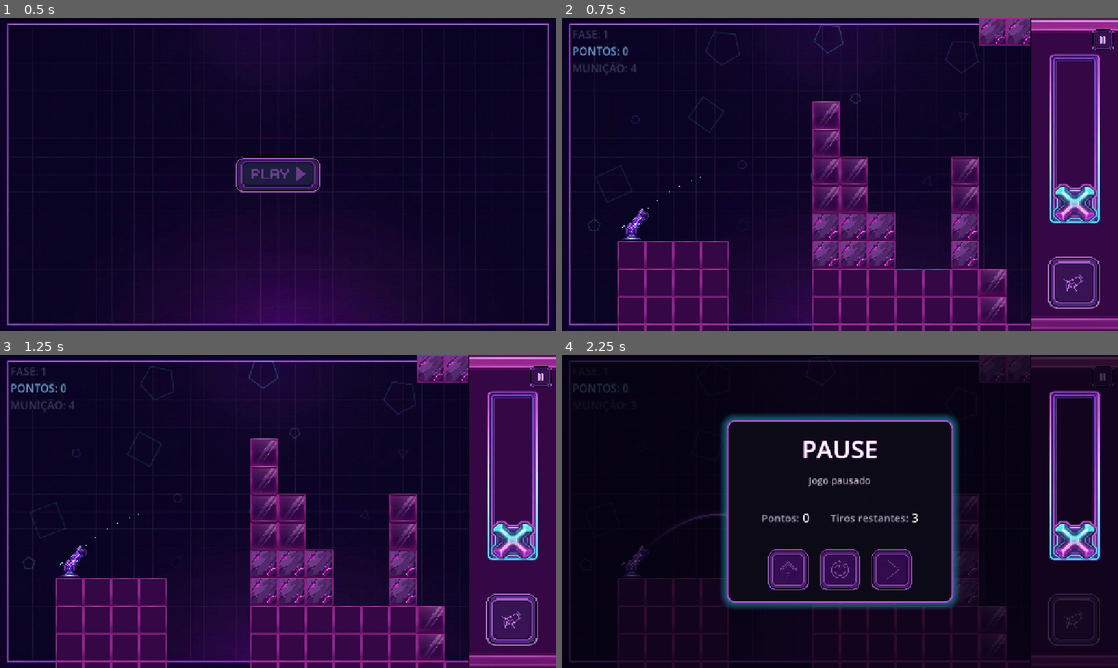
Above: before the commit, frames 1-4 (two rows, left to right).
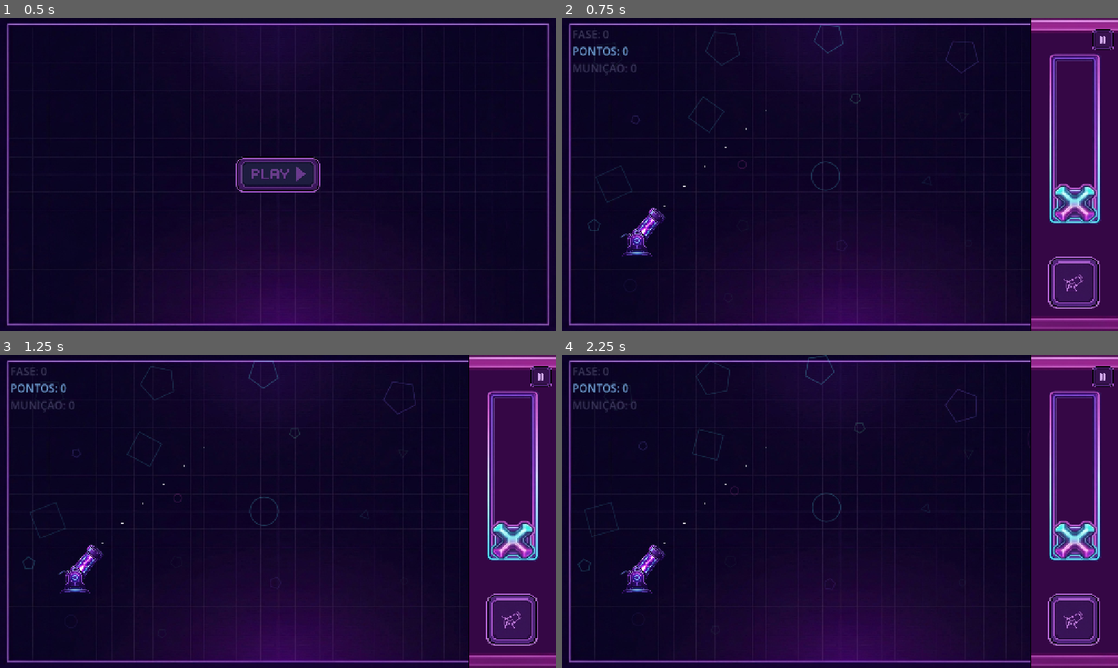
Above: after the commit, the same moments.

Repository: Zidan-09/Arc-Impact
Game: Godot game, scene res://screens/home.tscn
Same seed, same stepped clock (60 frames per second), same inputs: the game is played once before the commit and once after it.
Inputs (mouse positions are in pixels of both pictures, inside the frame that each line leads up to):
- Up to frame 1 (0.5 s): no input
- Up to frame 2 (0.75 s): click (840, 174) at 0.5 s
- Up to frame 3 (1.25 s): no input
- Up to frame 4 (2.25 s): click (1073, 621) at 1.25 s; click (1101, 376) at 2 s

Frame 1 is identical in both runs. In frame 2, 17% of the frame differs, in the area x 7-85%, y 0-100%; in frame 3, 17%; in frame 4, 38%, in the area x 0-100%, y 0-100%.
Error after the commit: Parse Error: Could not find type "Target" in the current scope. (res://screens/game.gd:24)

Commit message:
feat(target): changed all target sprite

Diff:
--- a/components/target/target.gd
+++ /dev/null
@@ -1,103 +0,0 @@
-class_name Target
-extends StaticBody2D
-
-signal target_hit(body: Bullet)
-
-@onready var activeTexture = $Active
-@onready var inactiveTexture = $Inactive
-@onready var arrow = $Arrow
-
-const RECOIL_DISTANCE := 15.0
-const RECOIL_BACK_TIME := 0.06
-const RECOIL_RETURN_TIME := 0.12
-const RECOIL_DIRECTION := Vector2.RIGHT
-const ARROW_APPROACH_DISTANCE := 50.0
-const ARROW_APPROACH_TIME := 0.5
-
-var arrow_tween: Tween
-var arrow_initial_position: Vector2
-
-var recoil_tween: Tween
-var initial_position: Vector2
-
-var animation_played = false
-
-func _ready() -> void:
-	add_to_group("target")
-
-	initial_position = position
-
-	activeTexture.visible = false
-	inactiveTexture.visible = true
-
-	var mat := PhysicsMaterial.new()
-	mat.friction = 0.0
-	mat.bounce = 1.0
-	physics_material_override = mat
-
-	_arrow_animation()
-
-func hit(bullet: Bullet, _impact_position: Vector2 = Vector2.INF) -> void:
-	if not is_instance_valid(bullet):
-		return
-	target_hit.emit(bullet)
-
-	if not animation_played:
-		animation_played = true
-		_play_animation()
-
-
-func _play_animation():
-	inactiveTexture.visible = false
-	activeTexture.visible = true
-
-	play_recoil()
-
-
-func play_recoil() -> void:
-	if recoil_tween and recoil_tween.is_valid():
-		recoil_tween.kill()
-	else:
-		# Re-ancora: a posição pode ter sido definida após o _ready
-		# (SimulationWorld faz add_child antes de posicionar).
-		initial_position = position
-
-	position = initial_position
-
-	var recoil_dir := Vector2.RIGHT.rotated(global_rotation)
-	var recoil_global_position := global_position + recoil_dir * RECOIL_DISTANCE
-
-	var recoil_position: Vector2 = (get_parent() as Node2D).to_local(recoil_global_position)
-
-	recoil_tween = create_tween()
-
-	recoil_tween.tween_property(
-		self,
-		"position",
-		recoil_position,
-		RECOIL_BACK_TIME
-	).set_trans(Tween.TRANS_QUAD).set_ease(Tween.EASE_OUT)
-
-	recoil_tween.tween_property(
-		self,
-		"position",
-		initial_position,
-		RECOIL_RETURN_TIME
-	).set_trans(Tween.TRANS_QUAD).set_ease(Tween.EASE_OUT)
-
-	recoil_tween.tween_callback(_restore_texture)
-
-
-func _restore_texture() -> void:
-	activeTexture.visible = false
-	inactiveTexture.visible = true
-
-func _arrow_animation():
-	if arrow == null:
-		return
-	arrow_initial_position = arrow.position
-	if arrow_tween and arrow_tween.is_valid():
-		arrow_tween.kill()
-	arrow_tween = create_tween().set_loops()
-	arrow_tween.tween_property(arrow, "position", arrow_initial_position + Vector2.RIGHT * ARROW_APPROACH_DISTANCE, ARROW_APPROACH_TIME).set_trans(Tween.TRANS_SINE).set_ease(Tween.EASE_IN_OUT)
-	arrow_tween.tween_property(arrow, "position", arrow_initial_position, ARROW_APPROACH_TIME).set_trans(Tween.TRANS_SINE).set_ease(Tween.EASE_IN_OUT)
--- a/components/target/target.tscn
+++ b/components/target/target.tscn
@@ -1,32 +1,23 @@
-[gd_scene format=3 uid="uid://cleehopkqkfag"]
+[gd_scene format=3 uid="uid://dgwwf5r7wr8u4"]
 
-[ext_resource type="Script" uid="uid://d1b3vlr8d5dsk" path="res://components/target/target.gd" id="1"]
-[ext_resource type="Texture2D" uid="uid://bb7bq58xupa0c" path="res://assets/target/active_target.png" id="2_1esyr"]
-[ext_resource type="Texture2D" uid="uid://c8wh6dom1hj4j" path="res://assets/target/inactive_target.png" id="3_k1821"]
-[ext_resource type="Texture2D" uid="uid://bao3vvfl5bhfk" path="res://assets/target/arrow.png" id="4_k1821"]
+[ext_resource type="Texture2D" uid="uid://dkafo6lr74gfr" path="res://assets/target/base.png" id="1_1esyr"]
+[ext_resource type="Texture2D" uid="uid://dojm4h7254h0l" path="res://assets/target/central-portal.png" id="2_k1821"]
+[ext_resource type="Texture2D" uid="uid://dhncldxvc6576" path="res://assets/target/ring.png" id="3_kb34w"]
 
-[node name="Target" type="StaticBody2D" unique_id=192068329]
-scale = Vector2(0.2, 0.2)
-script = ExtResource("1")
+[sub_resource type="CircleShape2D" id="CircleShape2D_dlv83"]
+radius = 150.40279
 
-[node name="CollisionPolygon2D" type="CollisionPolygon2D" parent="." unique_id=1413171782]
-position = Vector2(4.9999995, 0)
-build_mode = 1
-polygon = PackedVector2Array(84.99999, -39.999996, 84.99999, -79.99999, 78.6842, -134.99998, 66.05262, -194.99998, 53.42105, -224.99998, 47.10526, -234.99998, 40.78947, -237, -9.73684, -237, -22.36842, -229.99998, -28.6842, -214.99998, -34.99999, -194.99998, -43.8421, -160, -52.68421, -119, -56.47368, -76, -57.73684, -37, -59.0, 10, -57.73684, 59, -55.21052, 108, -51.42105, 149, -41.31578, 189.99998, -28.6842, 219.99998, -22.36842, 229.99998, -16.05263, 236, 34.47369, 237, 47.10526, 234.99998, 59.73684, 219.99998, 66.05262, 194.99998, 72.36841, 149.99998, 78.6842, 99.99999, 84.99999, 59.999992, 84.99999, 14.999998, 84.99999, -4.9999995)
+[node name="target" type="StaticBody2D" unique_id=904624779]
 
-[node name="Active" type="Sprite2D" parent="." unique_id=2052029463]
-position = Vector2(15.840351, 1.3848074e-06)
-rotation = -3.1415925
-scale = Vector2(1.3432661, 0.99999994)
-texture = ExtResource("3_k1821")
+[node name="base" type="Sprite2D" parent="." unique_id=525108268]
+texture = ExtResource("1_1esyr")
 
-[node name="Inactive" type="Sprite2D" parent="." unique_id=1779213626]
-position = Vector2(17.5, 0)
-scale = Vector2(1.3181819, 1)
-texture = ExtResource("2_1esyr")
+[node name="portal" type="Sprite2D" parent="." unique_id=2096622595]
+scale = Vector2(0.34667966, 0.34667972)
+texture = ExtResource("2_k1821")
 
-[node name="Arrow" type="Sprite2D" parent="." unique_id=356321024]
-position = Vector2(-174.99997, 0)
-rotation = -1.5707964
-scale = Vector2(0.4, 0.4)
-texture = ExtResource("4_k1821")
+[node name="ring" type="Sprite2D" parent="." unique_id=613076624]
+texture = ExtResource("3_kb34w")
+
+[node name="hitbox" type="CollisionShape2D" parent="." unique_id=1303930322]
+shape = SubResource("CircleShape2D_dlv83")
Binary file added: assets/target/base.png
Not shown, added: assets/target/base.png.import
Binary file added: assets/target/central-portal.png
Not shown, added: assets/target/central-portal.png.import
Binary file added: assets/target/ring.png
Not shown, added: assets/target/ring.png.import
Not shown, removed: components/target/target.gd.uid
